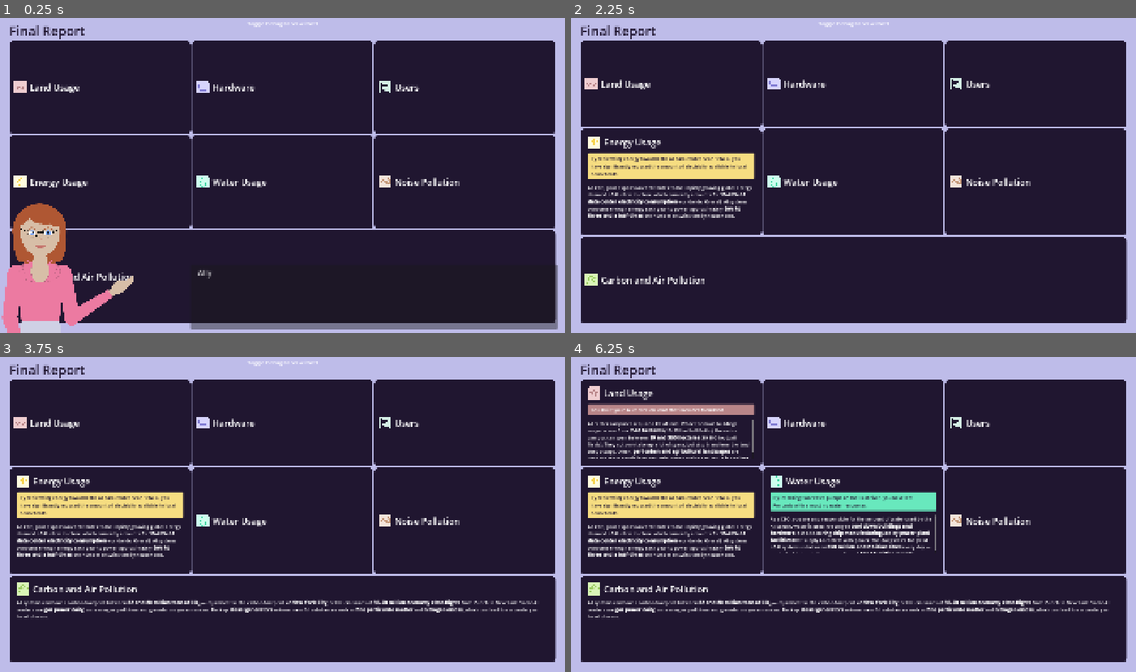
Above: before the commit, frames 1-4 (two rows, left to right).
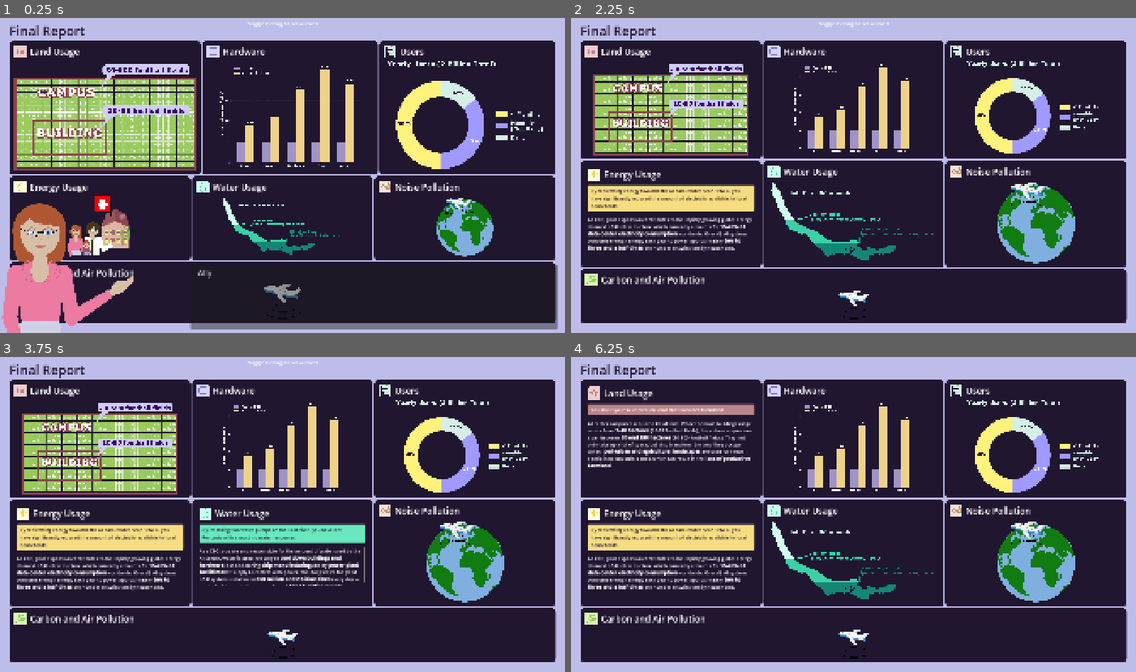
Above: after the commit, the same moments.

Repository: krishna3960/EducationTechnology
Game: Godot game, scene res://Scenes/DashboardStage.tscn
The game is run twice, just before and just after one commit, with the same random seed, the same clock (stepped at 60 frames per second) and the same inputs. This scene is started directly instead of the project's main scene. The engine's default icon, where the game draws it, is replaced by a stand-in: a white triangle on a blue panel in a dark square.
Inputs (mouse positions are in pixels of both pictures, inside the frame that each line leads up to):
- Up to frame 1 (0.25 s): no input
- Up to frame 2 (2.25 s): tap Enter (ui_accept) at 0.5, 0.77, 2 s; move the mouse to (977, 159) at 0.52 s; hold D (move_right) 0.53-1.25 s; click (977, 159) at 0.67 s; click "Understood" at 1.25 s; drag from (740, 191) to (825, 238) at 2.02 s
- Up to frame 3 (3.75 s): tap Enter (ui_accept) at 2.75, 3.5 s; move the mouse to (339, 442) at 2.77 s; hold D (move_right) 2.78-3.5 s; drag from (254, 577) to (113, 464) at 3.52 s
- Up to frame 4 (6.25 s): tap Enter (ui_accept) at 4.25, 4.52, 5 s; move the mouse to (1023, 561) at 4.27 s; hold A (move_left) 4.28-5 s; drag from (684, 464) to (768, 432) at 5.02 s; move the mouse to (881, 514) at 5.77 s; hold S (move_down) from 5.78 s (still down); click (881, 514) at 5.92 s

The runs differ from the first frame. In frame 1, 22% of the frame differs, in the area x 1-99%, y 7-96%; in frame 2, 24%; in frame 3, 28%, in the area x 1-99%, y 8-96%; in frame 4, 24%.

Commit message:
added images to dashboard

Diff:
--- a/educational-game/Scenes/DashboardStage.tscn
+++ b/educational-game/Scenes/DashboardStage.tscn
@@ -2,13 +2,18 @@
 
 [ext_resource type="Script" uid="uid://blemsam1bp131" path="res://Scripts/stages/dashboard_template.gd" id="1_1q6fv"]
 [ext_resource type="Texture2D" uid="uid://bwcqygy3l6re5" path="res://Assets/icons/icon-land.png" id="2_qtnvp"]
+[ext_resource type="Texture2D" uid="uid://dh57ov1ilb1nj" path="res://Assets/scene_png/dashboard_land.png" id="2_un0h3"]
 [ext_resource type="Texture2D" uid="uid://c3ixrxgpbc6e2" path="res://Assets/icons/icon-hw.png" id="3_ct33i"]
 [ext_resource type="Texture2D" uid="uid://twtmhcefjxaw" path="res://Assets/hardware_bar_chart.png" id="4_ct33i"]
 [ext_resource type="Texture2D" uid="uid://c2l4r8fiueqa0" path="res://Assets/icons/icon-stats.png" id="4_nmupo"]
 [ext_resource type="Texture2D" uid="uid://bkwu88mqxdvns" path="res://Assets/icons/icon-energy.png" id="5_ck8l7"]
+[ext_resource type="Texture2D" uid="uid://b0nx6y1tn0tir" path="res://Assets/scene_png/swiss_household_3.png" id="5_ssfx3"]
+[ext_resource type="Texture2D" uid="uid://cppuo8kyvsech" path="res://Assets/scene_png/dashboard_water.png" id="6_kh86l"]
 [ext_resource type="Texture2D" uid="uid://brotx1epnccvd" path="res://Assets/users_donut_chart.png" id="6_nmupo"]
 [ext_resource type="Texture2D" uid="uid://dm5ycpar0dph" path="res://Assets/icons/icon-water.png" id="6_upmtq"]
+[ext_resource type="Texture2D" uid="uid://kb4yhalwh63o" path="res://Assets/scene_png/airplane_and_world.png" id="7_5sflr"]
 [ext_resource type="Texture2D" uid="uid://cshbvtqhv1744" path="res://Assets/icons/icon-airpollution.png" id="7_debuo"]
+[ext_resource type="Texture2D" uid="uid://s6qjw4f3v8iq" path="res://Assets/scene_png/airplane_sound.png" id="8_fsoio"]
 [ext_resource type="Texture2D" uid="uid://mq5cjjqcxyc5" path="res://Assets/icons/icon-noisepollution.png" id="8_kvtt4"]
 
 [sub_resource type="StyleBoxFlat" id="StyleBoxFlat_bv3rt"]
@@ -104,6 +109,13 @@
 
 [node name="DashboardStage" type="Node2D" unique_id=2069696845]
 script = ExtResource("1_1q6fv")
+p1_cover = ExtResource("2_un0h3")
+p2_cover = ExtResource("4_ct33i")
+p3_cover = ExtResource("6_nmupo")
+p4_cover = ExtResource("5_ssfx3")
+p5_cover = ExtResource("6_kh86l")
+p6_cover = ExtResource("7_5sflr")
+p7_cover = ExtResource("8_fsoio")
 
 [node name="CanvasLayer" type="CanvasLayer" parent="." unique_id=614214521]
 
@@ -150,7 +162,7 @@
 [node name="TopRow" type="HBoxContainer" parent="CanvasLayer/MarginContainer/MainLayout" unique_id=972488747]
 layout_mode = 2
 size_flags_vertical = 3
-size_flags_stretch_ratio = 3.0
+size_flags_stretch_ratio = 3.5
 
 [node name="LandPanel" type="PanelContainer" parent="CanvasLayer/MarginContainer/MainLayout/TopRow" unique_id=2144545307]
 layout_mode = 2
@@ -272,6 +284,7 @@
 
 [node name="VBoxContainer" type="VBoxContainer" parent="CanvasLayer/MarginContainer/MainLayout/TopRow/HWPanel/MarginContainer/PanelVBox/MiddleRow" unique_id=1017356156]
 layout_mode = 2
+size_flags_horizontal = 3
 
 [node name="ChoiceBox" type="PanelContainer" parent="CanvasLayer/MarginContainer/MainLayout/TopRow/HWPanel/MarginContainer/PanelVBox/MiddleRow/VBoxContainer" unique_id=1387666573]
 layout_mode = 2
@@ -288,8 +301,7 @@
 layout_mode = 2
 theme_override_colors/font_color = Color(0.1254902, 0.08627451, 0.1882353, 1)
 theme_override_font_sizes/font_size = 17
-text = "You bought multiple servers for Joe’s shop
-during the game to expand your AI center."
+text = "You bought multiple servers for Joe’s shop during the game to expand your AI center."
 
 [node name="RichTextLabel" type="RichTextLabel" parent="CanvasLayer/MarginContainer/MainLayout/TopRow/HWPanel/MarginContainer/PanelVBox/MiddleRow/VBoxContainer" unique_id=1736531982]
 layout_mode = 2
@@ -302,12 +314,6 @@
 theme_override_font_sizes/mono_font_size = 17
 text = "Villagers noticed laptops and other electronics becoming more expensive. The same advanced chips powering your  …(375 unchanged characters)…
 
-[node name="PieChartControl" type="TextureRect" parent="CanvasLayer/MarginContainer/MainLayout/TopRow/HWPanel/MarginContainer/PanelVBox/MiddleRow" unique_id=2115840762]
-custom_minimum_size = Vector2(0, 300)
-layout_mode = 2
-texture = ExtResource("4_ct33i")
-expand_mode = 3
-
 [node name="InfoBox" type="PanelContainer" parent="CanvasLayer/MarginContainer/MainLayout/TopRow/HWPanel/MarginContainer/PanelVBox" unique_id=325529668]
 visible = false
 layout_mode = 2
@@ -409,7 +415,7 @@
 [node name="MiddleRow" type="HBoxContainer" parent="CanvasLayer/MarginContainer/MainLayout" unique_id=2141966339]
 layout_mode = 2
 size_flags_vertical = 3
-size_flags_stretch_ratio = 3.0
+size_flags_stretch_ratio = 2.2
 
 [node name="EnergyPanel" type="PanelContainer" parent="CanvasLayer/MarginContainer/MainLayout/MiddleRow" unique_id=1072984644]
 layout_mode = 2
@@ -426,7 +432,6 @@
 
 [node name="PanelVBox" type="VBoxContainer" parent="CanvasLayer/MarginContainer/MainLayout/MiddleRow/EnergyPanel/MarginContainer" unique_id=770005640]
 layout_mode = 2
-size_flags_vertical = 0
 theme_override_constants/separation = 16
 
 [node name="TopRow" type="HBoxContainer" parent="CanvasLayer/MarginContainer/MainLayout/MiddleRow/EnergyPanel/MarginContainer/PanelVBox" unique_id=459215253]
@@ -515,7 +520,6 @@
 
 [node name="PanelVBox" type="VBoxContainer" parent="CanvasLayer/MarginContainer/MainLayout/MiddleRow/WaterPanel/MarginContainer" unique_id=515464414]
 layout_mode = 2
-size_flags_vertical = 0
 theme_override_constants/separation = 16
 
 [node name="TopRow" type="HBoxContainer" parent="CanvasLayer/MarginContainer/MainLayout/MiddleRow/WaterPanel/MarginContainer/PanelVBox" unique_id=2005621468]
@@ -680,7 +684,7 @@
 layout_mode = 2
 size_flags_horizontal = 3
 size_flags_vertical = 3
-size_flags_stretch_ratio = 3.0
+size_flags_stretch_ratio = 1.6
 theme_override_styles/panel = SubResource("StyleBoxFlat_bv3rt")
 
 [node name="MarginContainer" type="MarginContainer" parent="CanvasLayer/MarginContainer/MainLayout/AirPollutionPanel" unique_id=224181797]
--- a/educational-game/Scripts/stages/dashboard_template.gd
+++ b/educational-game/Scripts/stages/dashboard_template.gd
@@ -18,7 +18,7 @@
 @export_category("Panel 2: Hardware")
 @export var p2_title: String = "Hardware"
 @export var p2_description: String = "Villagers noticed laptops and other electronics becoming [b]more expensive[/b]. T …(395 unchanged characters)…
-@export var p2_choice_text: String = "You bought multiple servers from Joe's shop\nduring the game to expand your AI center."
+@export var p2_choice_text: String = "You bought multiple servers from Joe's shop during the game to expand your AI center."
 
 @export_category("Panel 3: Users")
 @export var p3_title: String = "Users"
@@ -44,6 +44,15 @@
 @export var p7_title: String = "Noise Pollution"
 @export var p7_description: String = "Building an AI centre close to residential areas can cause [b]stress and sleep de …(355 unchanged characters)…
 @export var p7_choice_text: String = ""
+
+@export_category("Cover Images")
+@export var p1_cover: Texture2D
+@export var p2_cover: Texture2D
+@export var p3_cover: Texture2D
+@export var p4_cover: Texture2D
+@export var p5_cover: Texture2D
+@export var p6_cover: Texture2D
+@export var p7_cover: Texture2D
 
 @onready var title_label: Label = $CanvasLayer/MarginContainer/MainLayout/HeaderContainer/Title
 @onready var subtitle_label: Label = $CanvasLayer/MarginContainer/MainLayout/HeaderContainer/Subtitle
@@ -173,8 +182,10 @@
 	]
 
 func _setup_flip_panels() -> void:
-	for panel_node in _get_all_panels():
-		_init_flip(panel_node)
+	var covers: Array[Texture2D] = [p1_cover, p2_cover, p3_cover, p4_cover, p5_cover, p6_cover, p7_cover]
+	var panels := _get_all_panels()
+	for i: int in panels.size():
+		_init_flip(panels[i], covers[i])
 
 func _set_mouse_filter_recursive(node: Control, filter: int) -> void:
 	for child in node.get_children():
@@ -182,7 +193,7 @@
 			child.mouse_filter = filter
 			_set_mouse_filter_recursive(child, filter)
 
-func _init_flip(panel_node: Control) -> void:
+func _init_flip(panel_node: Control, cover_texture: Texture2D) -> void:
 	var original_margin := panel_node.get_node("MarginContainer")
 	var vbox := original_margin.get_node("PanelVBox")
 
@@ -236,6 +247,15 @@
 	top_row_copy.size_flags_horizontal = Control.SIZE_EXPAND_FILL
 
 	front_vbox.add_child(top_row_copy)
+	# Cover image on the front face
+	if cover_texture != null:
+		var cover := TextureRect.new()
+		cover.texture = cover_texture
+		cover.expand_mode = TextureRect.EXPAND_FIT_WIDTH_PROPORTIONAL
+		cover.stretch_mode = TextureRect.STRETCH_KEEP_ASPECT_CENTERED
+		cover.size_flags_horizontal = Control.SIZE_EXPAND_FILL
+		cover.size_flags_vertical = Control.SIZE_EXPAND_FILL
+		front_vbox.add_child(cover)
 	front.add_child(front_vbox)
 
 	panel_node.add_child(front)
Not shown, added: educational-game/Assets/scene_png/airplane_and_world.png.import
Not shown, added: educational-game/Assets/scene_png/airplane_sound.png.import
Binary file added: educational-game/Assets/scene_png/dashboard_land.png
Not shown, added: educational-game/Assets/scene_png/dashboard_land.png.import
Binary file added: educational-game/Assets/scene_png/dashboard_water.png
Not shown, added: educational-game/Assets/scene_png/dashboard_water.png.import
Not shown, added: educational-game/Assets/scene_png/swiss_household_2.png.import
Not shown, added: educational-game/Assets/scene_png/swiss_household_3.png.import
